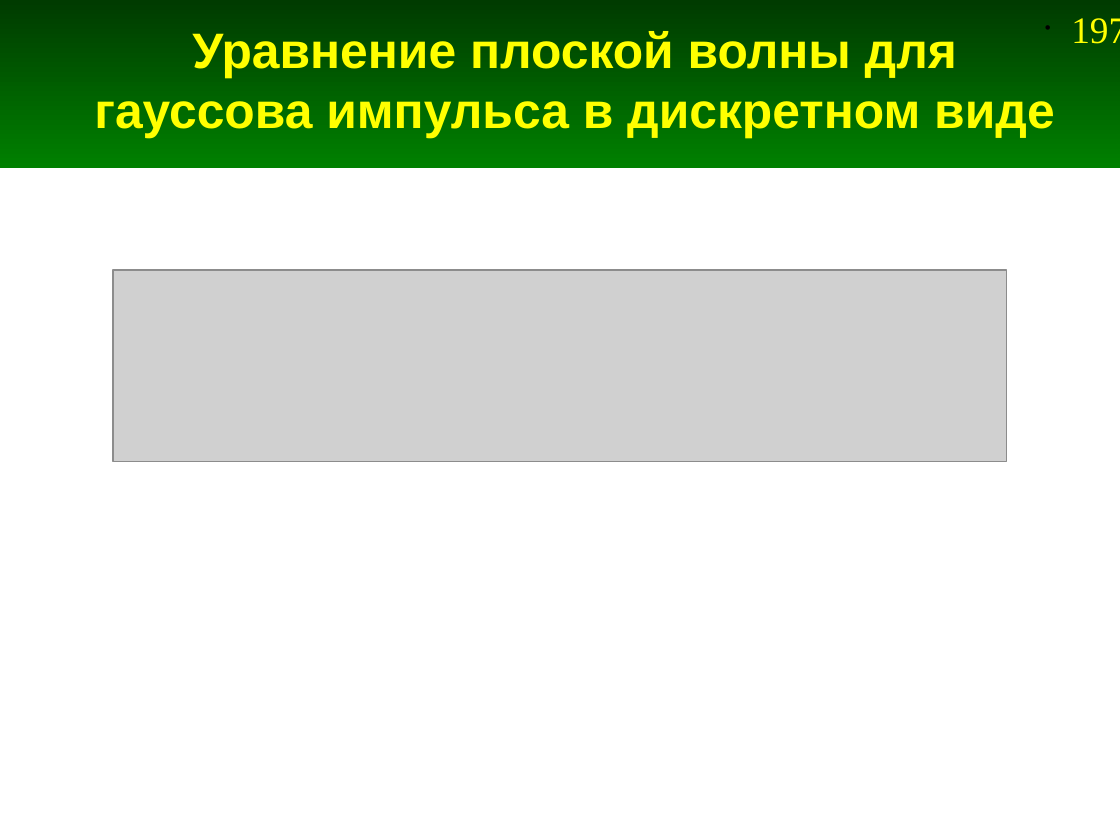
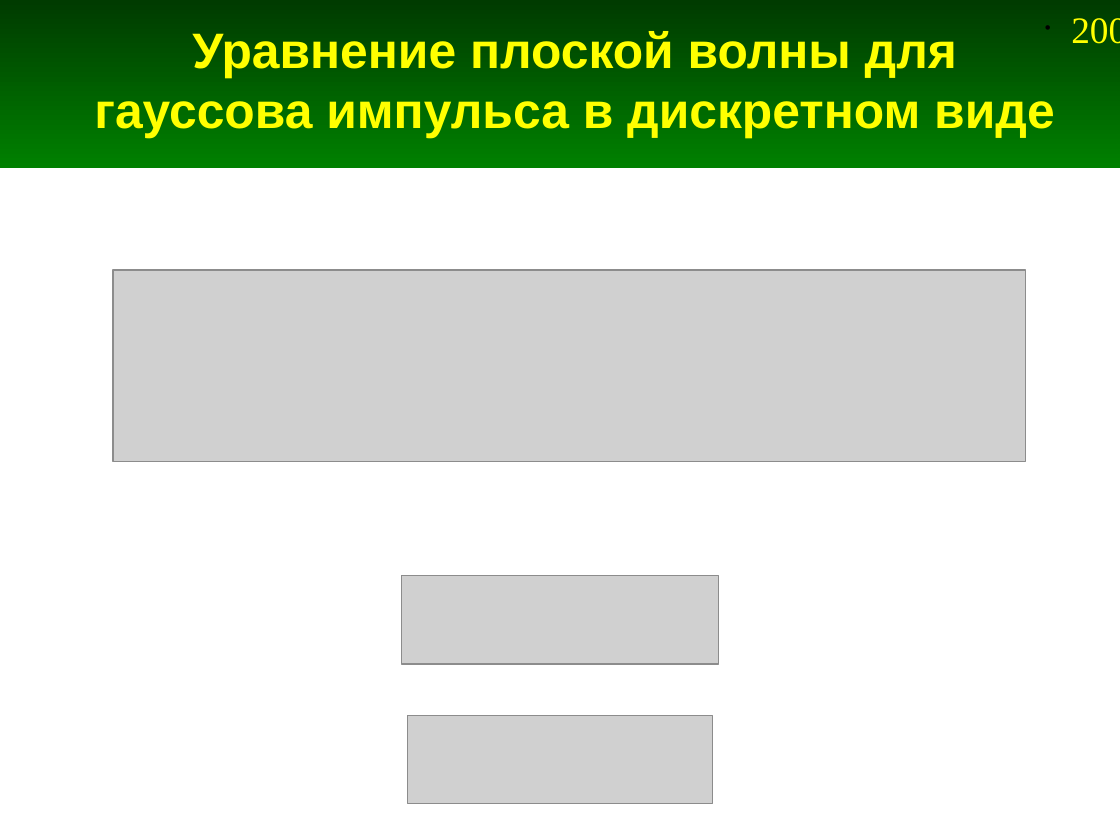
Before and after one commit to andris0147sv/modelling, a slide deck: slide 200 of presentations/2. FDTD.odp (slide 197 before the commit). Drawn at 1120x840 pixels with LibreOffice and Linux fonts; fonts in the diff are those of the drawing; grey boxes stand for pictures. Boxes give left, top, right and bottom in pixels: in the first picture for what was removed or moved away, otherwise in the second. Text is boxed around its words. In the diff, an @@ line names an element or a change of style, - is before the commit and + after.

```diff
--- a/presentations/2. FDTD.odp
+++ b/presentations/2. FDTD.odp
@@ page number at [1071,18,1120,44]: text changed @@
-• 197
+• 200
@@ picture: place and size @@
-picture at [113,270,1007,461]
+picture at [113,270,1025,461]
@@ picture added at [401,576,718,664] @@
@@ picture added at [408,716,712,804] @@
```
Also in this commit, not shown: 10 other slides changed, 8 slides added, 1 slide removed, 8 other files.
